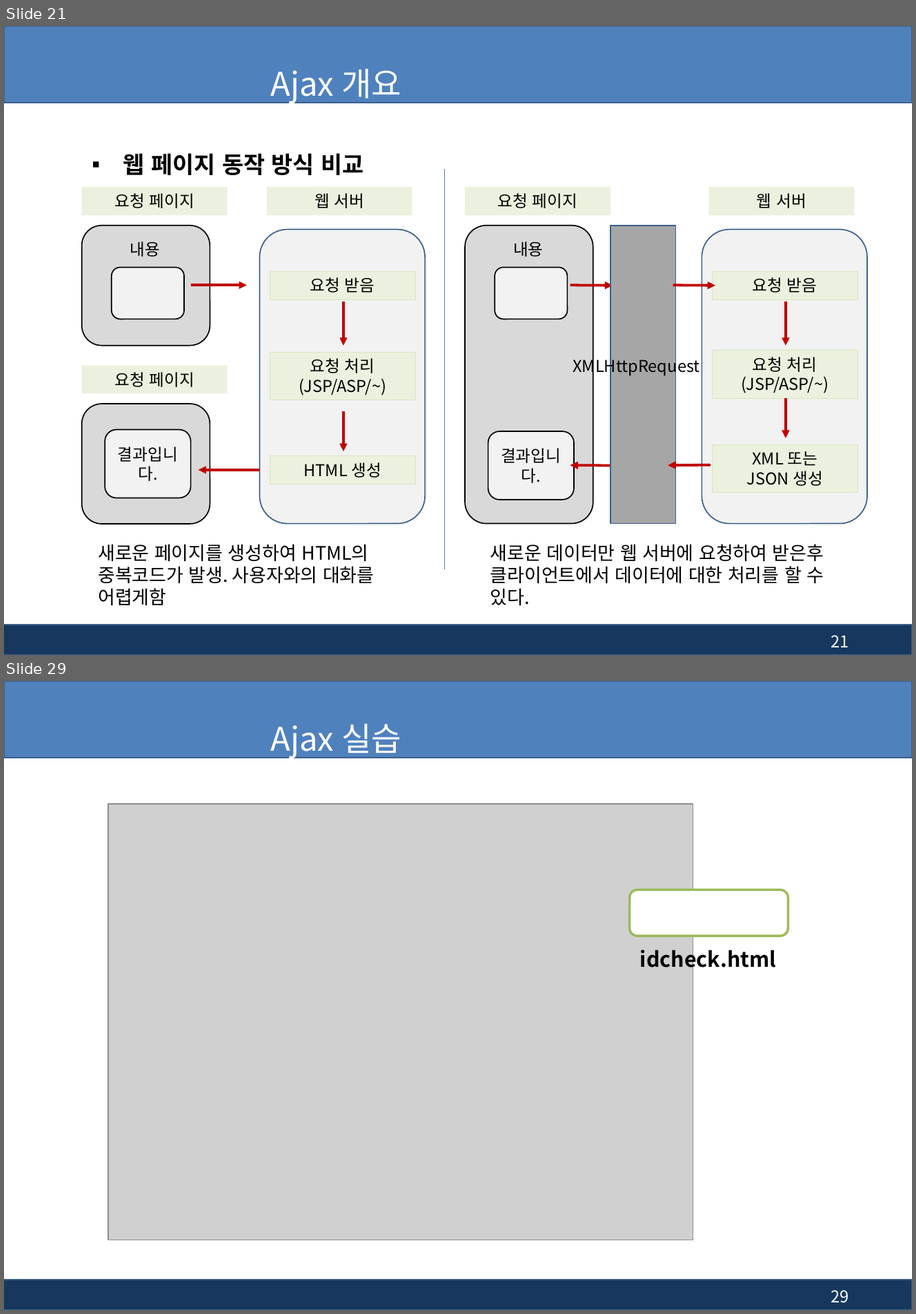
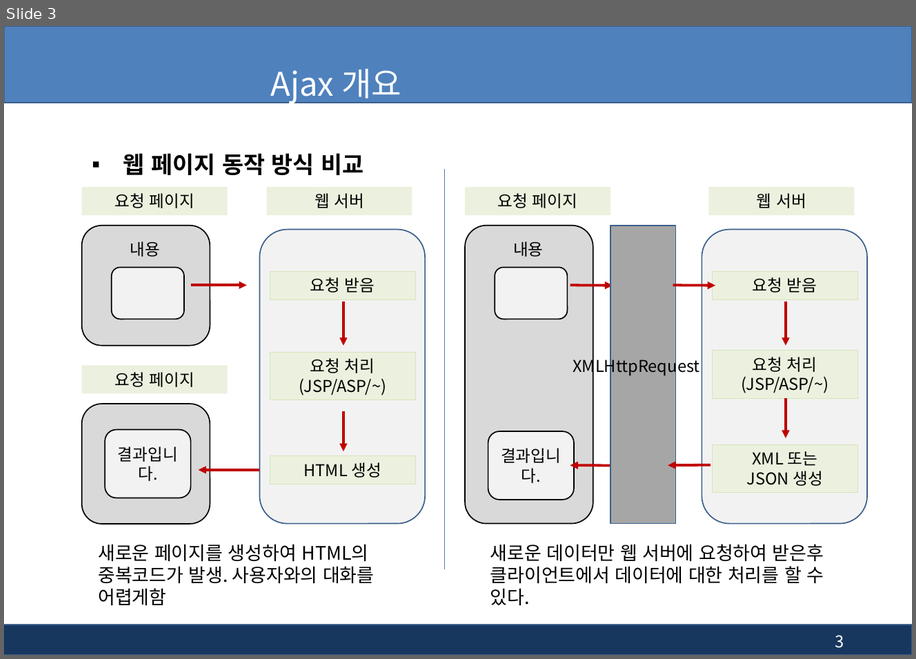
Before and after one commit to pshho/ngreen_project, a slide deck: jspWorks/자료/jsp_ppt/13장. jsp - 부트스트랩(Bootstrap), Ajax.pptx. Shown one above the other, each under a label of ours: slides 21 and 29 before the commit, slide 3 after it; the slides between them are not shown. The pictures are 916x1314 and 916x659 pixels, drawn with LibreOffice and Linux fonts; fonts in the diff are those of the drawing; grey boxes stand for pictures; background and template pictures are left out. Boxes give left, top, right and bottom in pixels: in the first picture for what was removed or moved away, otherwise in the second. Text is boxed around its words. In the diff, an @@ line names an element or a change of style, - is before the commit and + after.

```diff
--- a/jspWorks/자료/jsp_ppt/13장. jsp - 부트스트랩(Bootstrap), Ajax.pptx
+++ b/jspWorks/자료/jsp_ppt/13장. jsp - 부트스트랩(Bootstrap), Ajax.pptx
@@ slide 29 removed at [4, 681, 912, 1310], background #FFFFFF; not listed: 2 template elements that a slide beside it also shows @@
@@ title removed at [271, 724, 401, 759] @@
-Ajax 실습
@@ picture removed at [108, 805, 693, 1241] @@
@@ rounded rectangle removed at [629, 890, 788, 936] @@
-idcheck.html
@@ page number removed at [831, 1290, 849, 1303] @@
-29
@@ what was slide 21 is now slide 3 @@
@@ page number at [835, 635, 844, 648]: text changed @@
-21
+3
```
Also in this commit, not shown: 6 slides changed, 3 slides added, 8 other slides removed, 17 other files.
